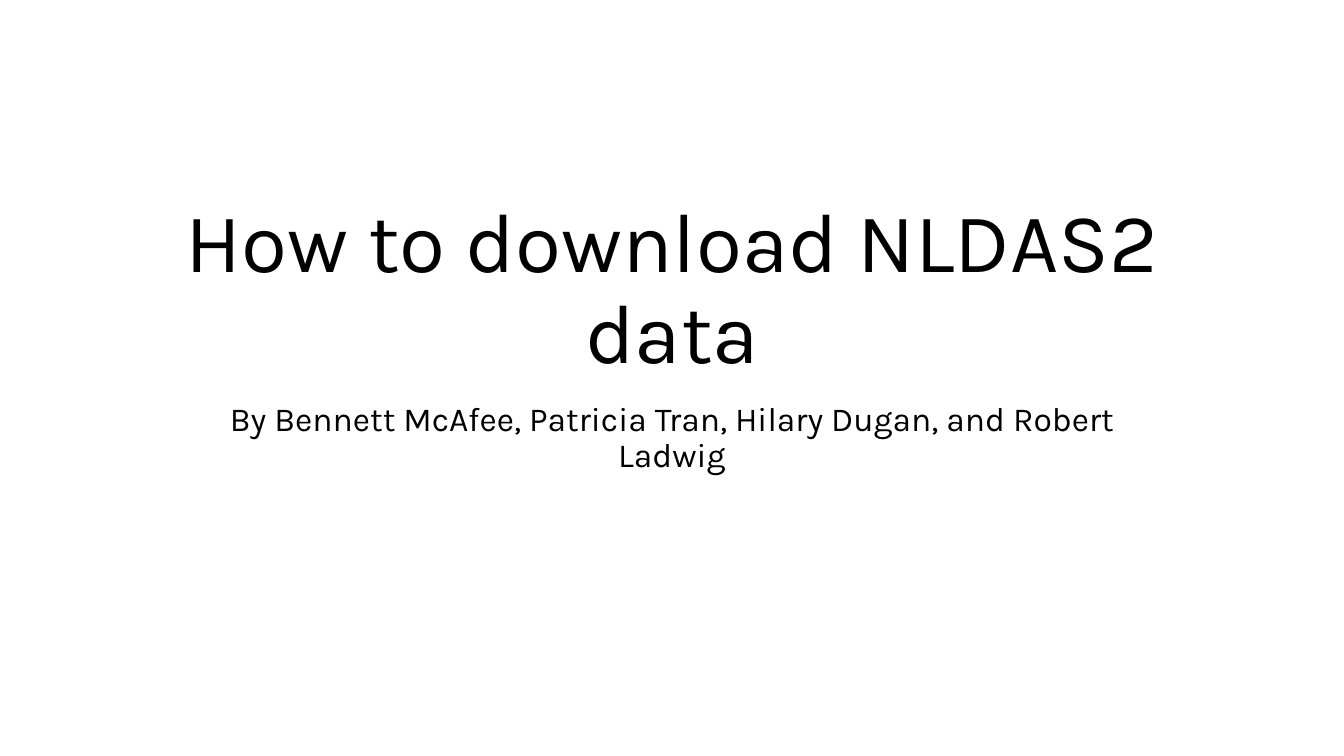
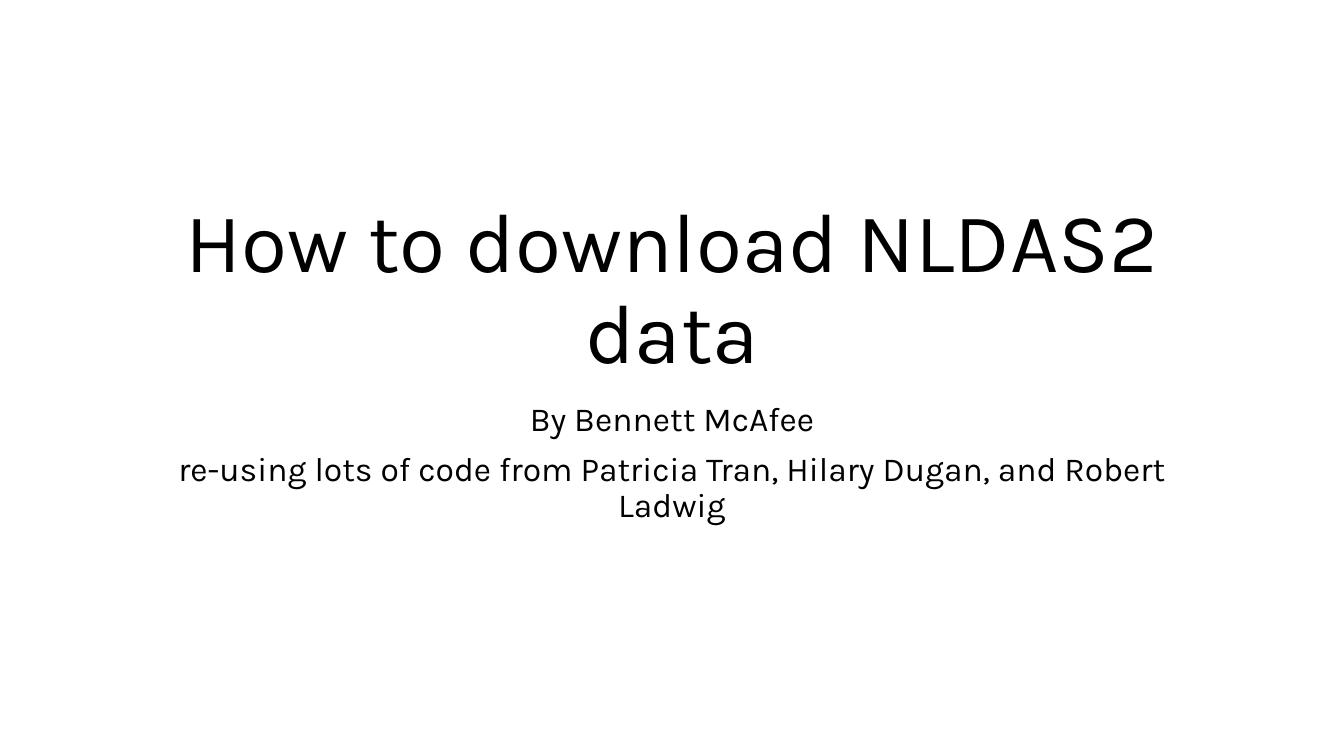
Before and after one commit to eco-kgml/NLDAS2_for_LakeGPT, a slide deck: slide 1 of How_to_NLDAS2 data.pptx. Drawn at 1344x756 pixels with LibreOffice and Linux fonts; fonts in the diff are those of the drawing. Boxes give left, top, right and bottom in pixels: in the first picture for what was removed or moved away, otherwise in the second. Text is boxed around its words. In the diff, an @@ line names an element or a change of style, - is before the commit and + after.

```diff
--- a/How_to_NLDAS2 data.pptx
+++ b/How_to_NLDAS2 data.pptx
@@ subtitle at [178, 408, 1165, 526]: text changed @@
-By Bennett McAfee, Patricia Tran, Hilary Dugan, and Robert Ladwig
+By Bennett McAfee
+re-using lots of code from Patricia Tran, Hilary Dugan, and Robert Ladwig
```
Also in this commit, not shown: 9 other slides changed, 2 slides added, 1 slide removed, 6 other files.
